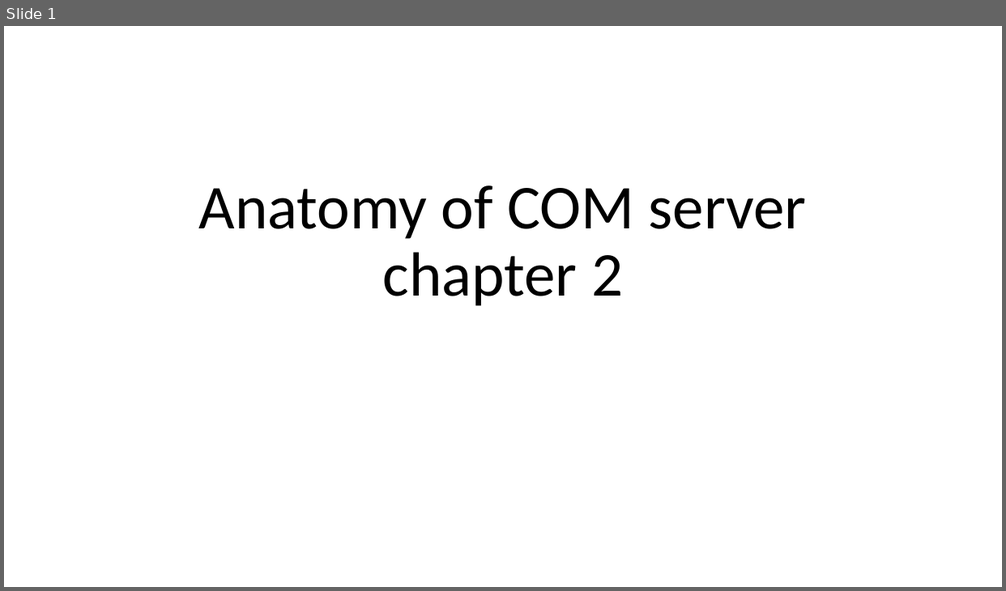
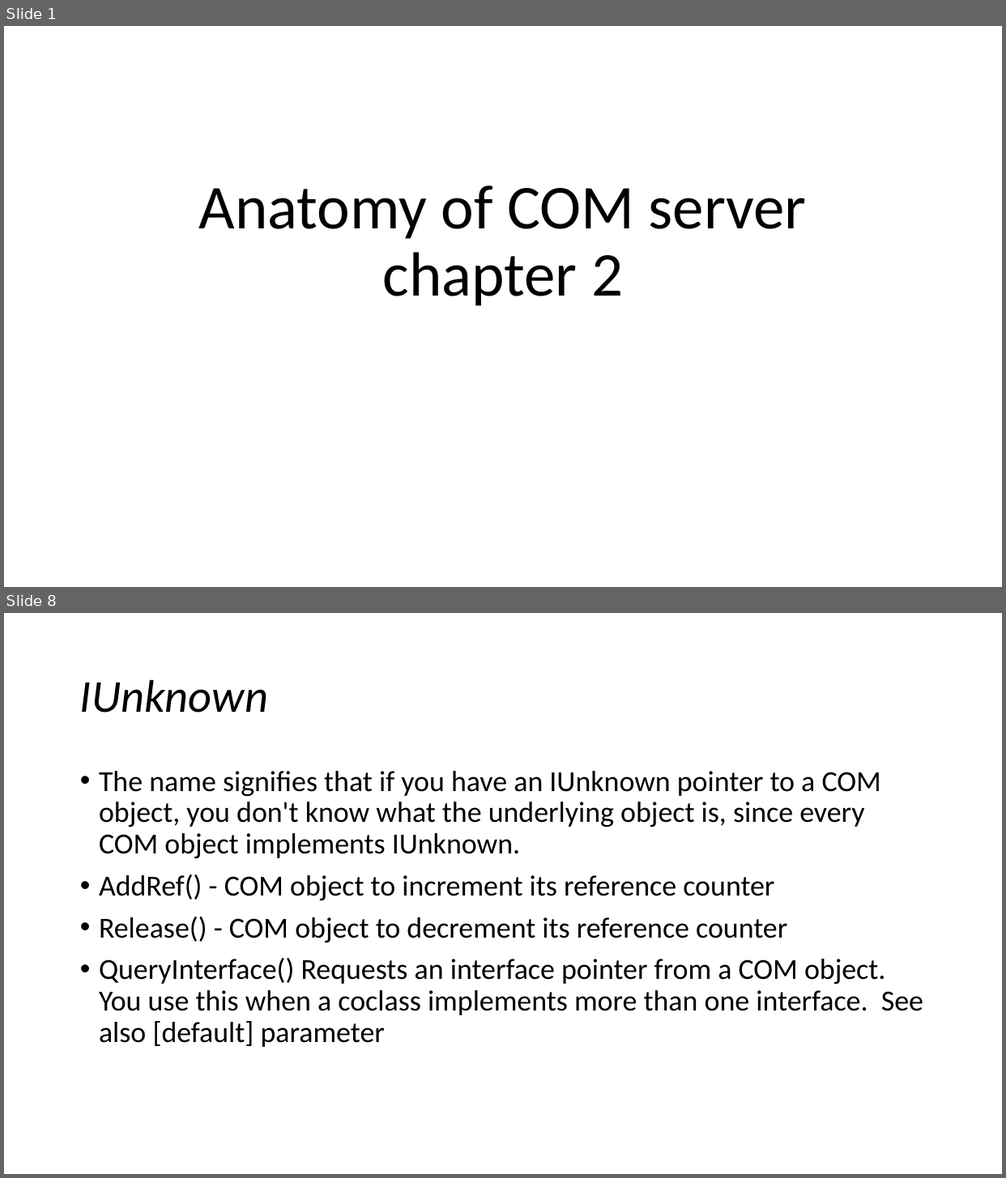
Before and after one commit to rojac07/COM, a slide deck: Chapter2/Anatomy of COM server.pptx. Shown one above the other, each under a label of ours: slide 1 before the commit, slides 1 and 8 after it; the slides between them are not shown. The pictures are 1006x591 and 1006x1178 pixels, drawn with LibreOffice and Linux fonts; fonts in the diff are those of the drawing. Boxes give left, top, right and bottom in pixels: in the first picture for what was removed or moved away, otherwise in the second. Text is boxed around its words. In the diff, an @@ line names an element or a change of style, - is before the commit and + after.

```diff
--- a/Chapter2/Anatomy of COM server.pptx
+++ b/Chapter2/Anatomy of COM server.pptx
@@ slide 8 added at [4, 613, 1002, 1174], background #FFFFFF @@
@@ title added at [80, 679, 268, 713], 44 pt, text #000000, italic @@
+IUnknown
@@ text added at [99, 771, 923, 1047], 28 pt, text #000000 @@
+• The name signifies that if you have an IUnknown pointer to a COM object, you don't know what the underlying object is, since every COM object implements IUnknown.
+• AddRef() - COM object to increment its reference counter
+• Release() - COM object to decrement its reference counter
+• QueryInterface() Requests an interface pointer from a COM object. You use this when a coclass implements more than one interface. See also [default] parameter
```
Also in this commit, not shown: 1 slide changed, 6 other slides added.
